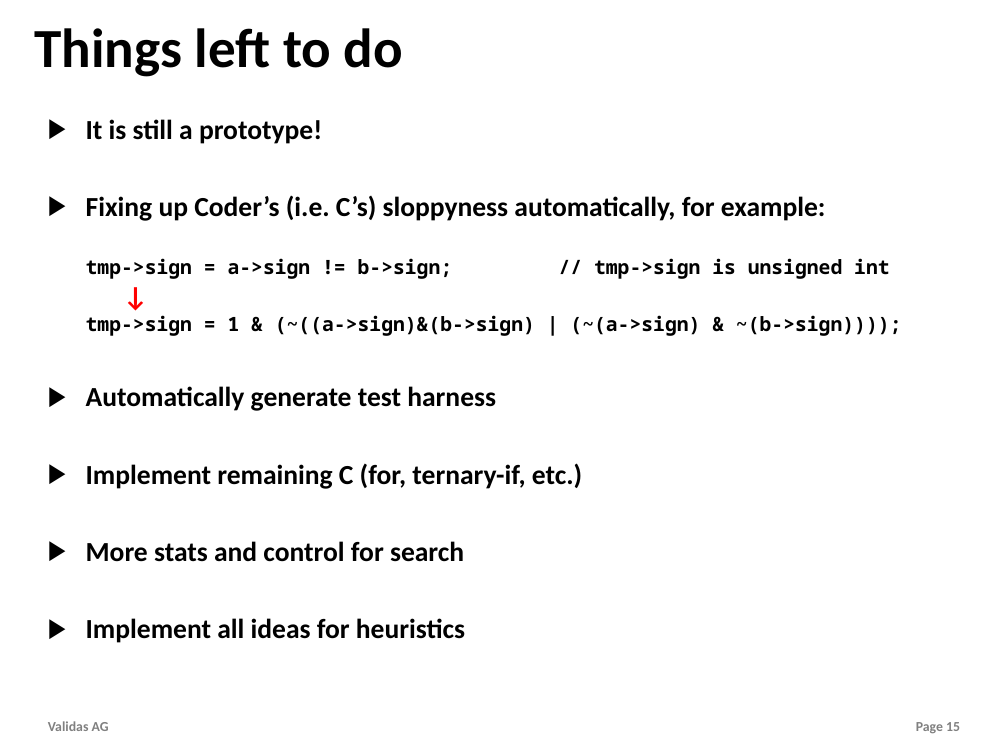
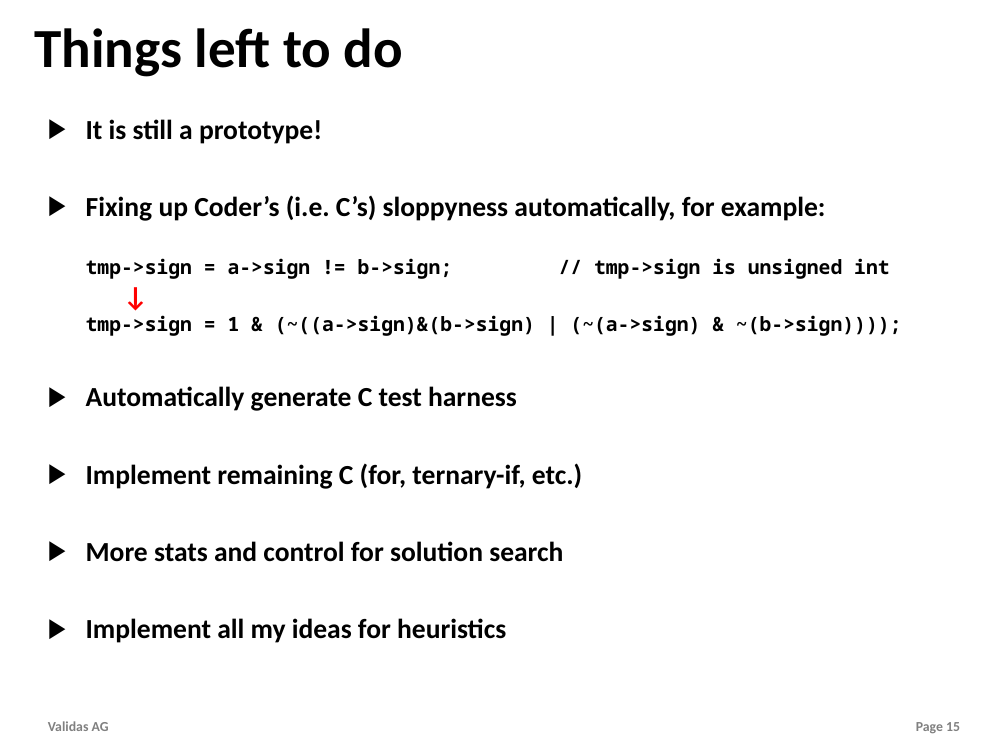
Before and after one commit to theoremprover/tvg, a slide deck: slide 15 of Vortraege/TestVectorGenerator.pptx. Drawn at 1008x756 pixels with LibreOffice and Linux fonts; fonts in the diff are those of the drawing; background and template pictures are left out. Boxes give left, top, right and bottom in pixels: in the first picture for what was removed or moved away, otherwise in the second. Text is boxed around its words. In the diff, an @@ line names an element or a change of style, - is before the commit and + after.

```diff
--- a/Vortraege/TestVectorGenerator.pptx
+++ b/Vortraege/TestVectorGenerator.pptx
@@ text at <box>86,386,517,411</box>: text changed @@
-▶ Automatically generate test harness
+▶ Automatically generate C test harness
@@ text at <box>86,541,563,643</box>: text changed @@
-▶ More stats and control for search
-▶ Implement all ideas for heuristics
+▶ More stats and control for solution search
+▶ Implement all my ideas for heuristics
```
Also in this commit, not shown: 2 other slides changed, 1 other file.
